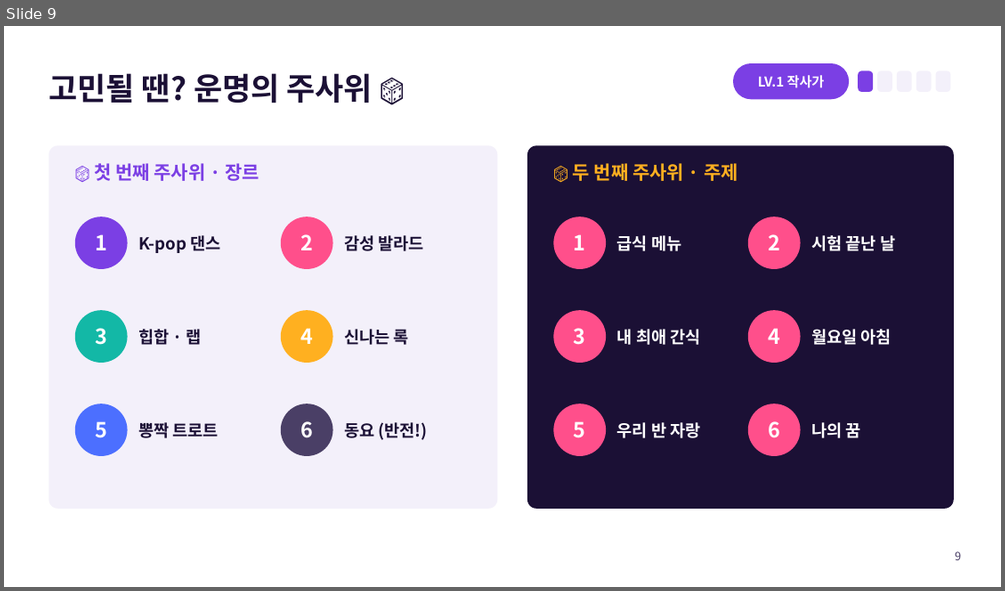
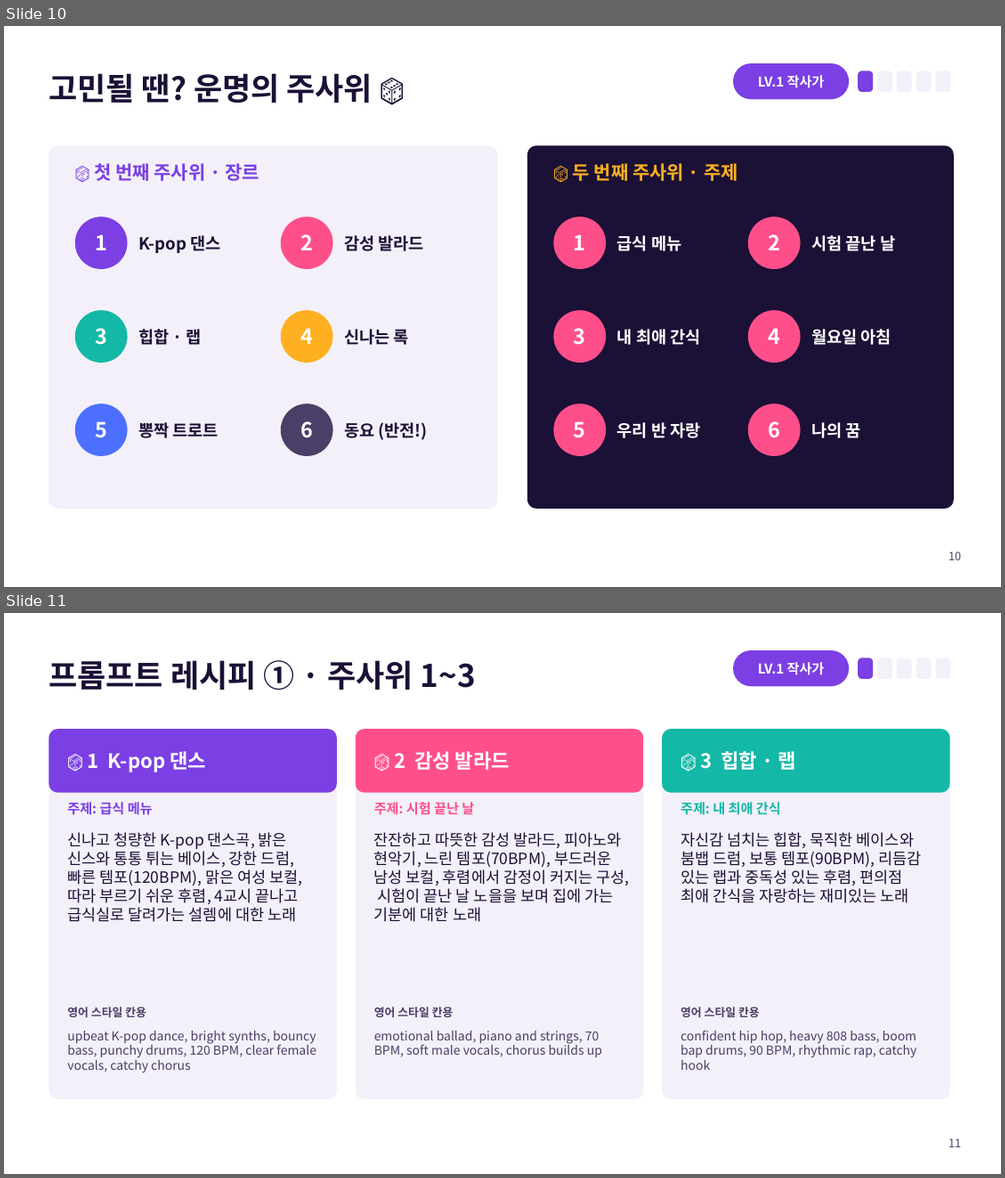
Before and after one commit to jisun294020-ops/school, a slide deck: 평택여고_2026-10-21/PPT_중학생용_AI프로듀서_게임수업.pptx. Shown one above the other, each under a label of ours: slide 9 before the commit, slides 10 and 11 after it. The pictures are 1005x591 and 1005x1178 pixels, drawn with LibreOffice and Linux fonts; fonts in the diff are those of the drawing. Boxes give left, top, right and bottom in pixels: in the first picture for what was removed or moved away, otherwise in the second. Text is boxed around its words. In the diff, an @@ line names an element or a change of style, - is before the commit and + after.

```diff
--- a/평택여고_2026-10-21/PPT_중학생용_AI프로듀서_게임수업.pptx
+++ b/평택여고_2026-10-21/PPT_중학생용_AI프로듀서_게임수업.pptx
@@ slide 11 added at [4, 613, 1001, 1174], background #FFFFFF @@
@@ title added at [48, 660, 476, 690], 30 pt, text #1B1035, bold @@
+프롬프트 레시피 ① · 주사위 1~3
@@ rounded rectangle added at [733, 650, 849, 686], fill #7B3FE4 @@
@@ text added at [758, 662, 825, 675], 13 pt, text #FFFFFF, bold @@
+LV.1 작사가
@@ rounded rectangle added at [858, 657, 873, 679], fill #7B3FE4 @@
@@ rounded rectangle added at [877, 657, 892, 679], fill #F3F0FA @@
@@ rounded rectangle added at [897, 657, 912, 679], fill #F3F0FA @@
@@ rounded rectangle added at [916, 657, 931, 679], fill #F3F0FA @@
@@ rounded rectangle added at [936, 657, 951, 679], fill #F3F0FA @@
@@ rounded rectangle added at [48, 729, 337, 1099], fill #F3F0FA @@
@@ rounded rectangle added at [48, 729, 337, 793], fill #7B3FE4 @@
@@ rounded rectangle added at [356, 729, 643, 1099], fill #F3F0FA @@
@@ rounded rectangle added at [356, 729, 643, 793], fill #FF4F8B @@
@@ rounded rectangle added at [662, 729, 950, 1099], fill #F3F0FA @@
@@ rounded rectangle added at [662, 729, 950, 793], fill #13B8A6 @@
@@ text added at [88, 751, 206, 772], 19 pt, text #FFFFFF, bold @@
+🎲 1 K-pop 댄스
@@ text added at [394, 751, 510, 770], 19 pt, text #FFFFFF, bold @@
+🎲 2 감성 발라드
@@ text added at [701, 748, 795, 773], 19 pt, text #FFFFFF, bold @@
+🎲 3 힙합 · 랩
@@ text added at [67, 802, 153, 815], 13 pt, text #7B3FE4, bold @@
+주제: 급식 메뉴
@@ text added at [374, 802, 474, 815], 13 pt, text #FF4F8B, bold @@
+주제: 시험 끝난 날
@@ text added at [680, 802, 781, 815], 13 pt, text #13B8A6, bold @@
+주제: 내 최애 간식
@@ text added at [67, 832, 302, 922], 15 pt, text #1B1035 @@
+신나고 청량한 K-pop 댄스곡, 밝은 신스와 통통 튀는 베이스, 강한 드럼, 빠른 템포(120BPM), 맑은 여성 보컬, 따라 부르기 쉬운 후렴, 4교시 끝나고 급식실로 달려가는 설렘에 대한 노래
@@ text added at [374, 832, 629, 922], 15 pt, text #1B1035 @@
+잔잔하고 따뜻한 감성 발라드, 피아노와 현악기, 느린 템포(70BPM), 부드러운 남성 보컬, 후렴에서 감정이 커지는 구성, 시험이 끝난 날 노을을 보며 집에 가는 기분에 대한 노래
@@ text added at [680, 832, 921, 903], 15 pt, text #1B1035 @@
+자신감 넘치는 힙합, 묵직한 베이스와 붐뱁 드럼, 보통 템포(90BPM), 리듬감 있는 랩과 중독성 있는 후렴, 편의점 최애 간식을 자랑하는 재미있는 노래
@@ text added at [67, 1006, 146, 1017], 11 pt, text #4A3F66, bold @@
+영어 스타일 칸용
@@ text added at [374, 1006, 453, 1017], 11 pt, text #4A3F66, bold @@
+영어 스타일 칸용
@@ text added at [680, 1006, 760, 1017], 11 pt, text #4A3F66, bold @@
+영어 스타일 칸용
@@ text added at [67, 1030, 316, 1072], 12 pt, text #4A3F66 @@
+upbeat K-pop dance, bright synths, bouncy bass, punchy drums, 120 BPM, clear female vocals, catchy chorus
@@ text added at [374, 1030, 602, 1057], 12 pt, text #4A3F66 @@
+emotional ballad, piano and strings, 70 BPM, soft male vocals, chorus builds up
@@ text added at [680, 1030, 917, 1070], 12 pt, text #4A3F66 @@
+confident hip hop, heavy 808 bass, boom bap drums, 90 BPM, rhythmic rap, catchy hook
@@ page number added at [948, 1138, 961, 1147], 11 pt, text #4A3F66 @@
+11
@@ what was slide 9 is now slide 10 @@
@@ page number at [948, 551, 961, 560]: text changed @@
-9
+10
```
Also in this commit, not shown: 2 slides changed, 4 other slides added, 2 other files.
